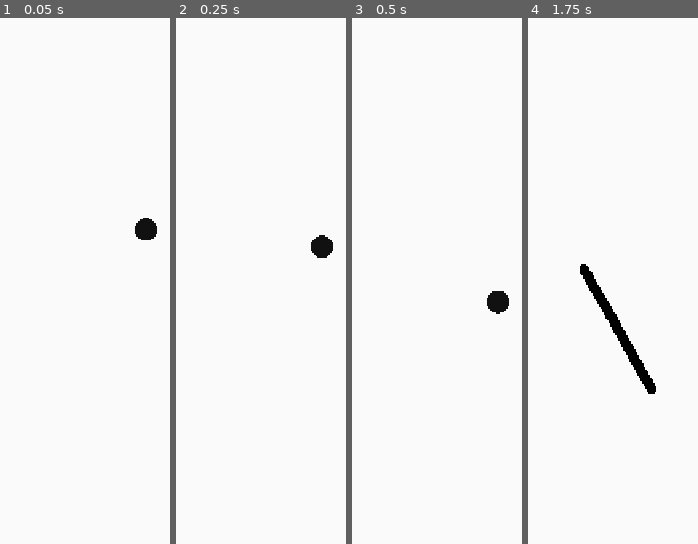
Above: before the commit, frames 1-4 (left to right).
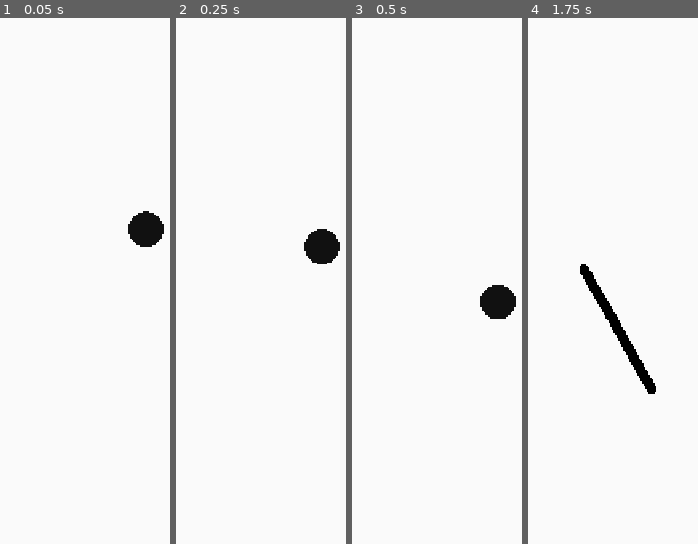
Above: after the commit, the same moments.

Repository: day-dreamer-11/bounce-line-
Game: Godot game, scene res://scenes/TrailDemo.tscn
The game is run twice, just before and just after one commit, with the same random seed, the same clock (stepped at 60 frames per second) and the same inputs.
Inputs (mouse positions are in pixels of both pictures, inside the frame that each line leads up to):
- Up to frame 1 (0.05 s): no input
- Up to frame 2 (0.25 s): no input
- Up to frame 3 (0.5 s): no input
- Up to frame 4 (1.75 s): tap Enter at 0.5 s; move the mouse to (outside the picture) at 0.52 s; click (outside the picture) at 0.67 s; drag from (584, 270) to (652, 391) at 1.27 s

The runs differ from the first frame. In frame 1, 0.7% of the frame differs, in the area x 75-97%, y 36-44%; in frame 2, 0.6%; in frame 3, 0.6%; in frame 4, nothing differs.

Commit message:
chore: Enlarge ball radius from 18 to 28px
Co-Authored-By: Claude Opus 4.7 <noreply@anthropic.com>

Diff:
--- a/scenes/Ball.tscn
+++ b/scenes/Ball.tscn
@@ -3,7 +3,7 @@
 [ext_resource type="Script" path="res://scripts/ball.gd" id="1_ball"]
 
 [sub_resource type="CircleShape2D" id="CircleShape2D_ball"]
-radius = 18.0
+radius = 28.0
 
 [node name="Ball" type="RigidBody2D"]
 position = Vector2(360, 640)
--- a/scripts/ball.gd
+++ b/scripts/ball.gd
@@ -1,7 +1,7 @@
 extends RigidBody2D
 ## Black ball — falls under gravity, bounces off lines, collects coins.
 
-const RADIUS := 18.0
+const RADIUS := 28.0
 const COLOR := Color(0.0667, 0.0667, 0.0667)
 
 
